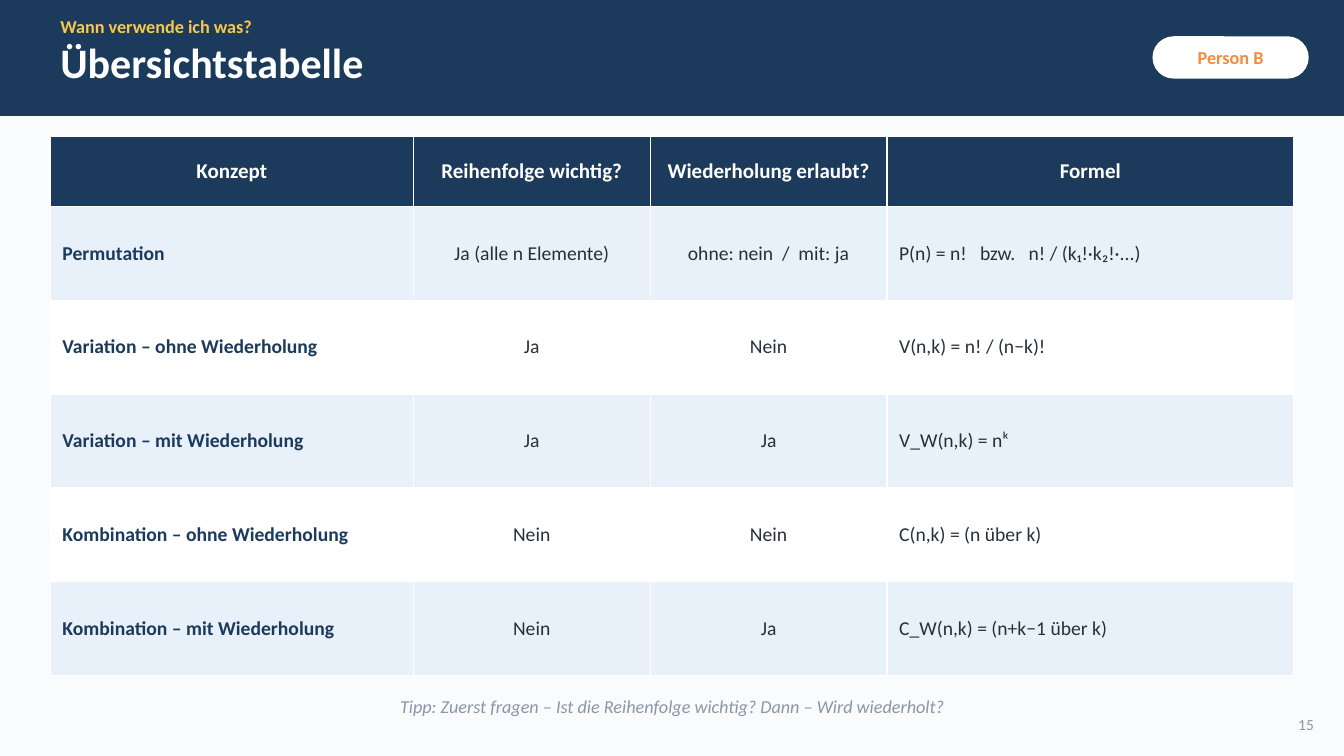
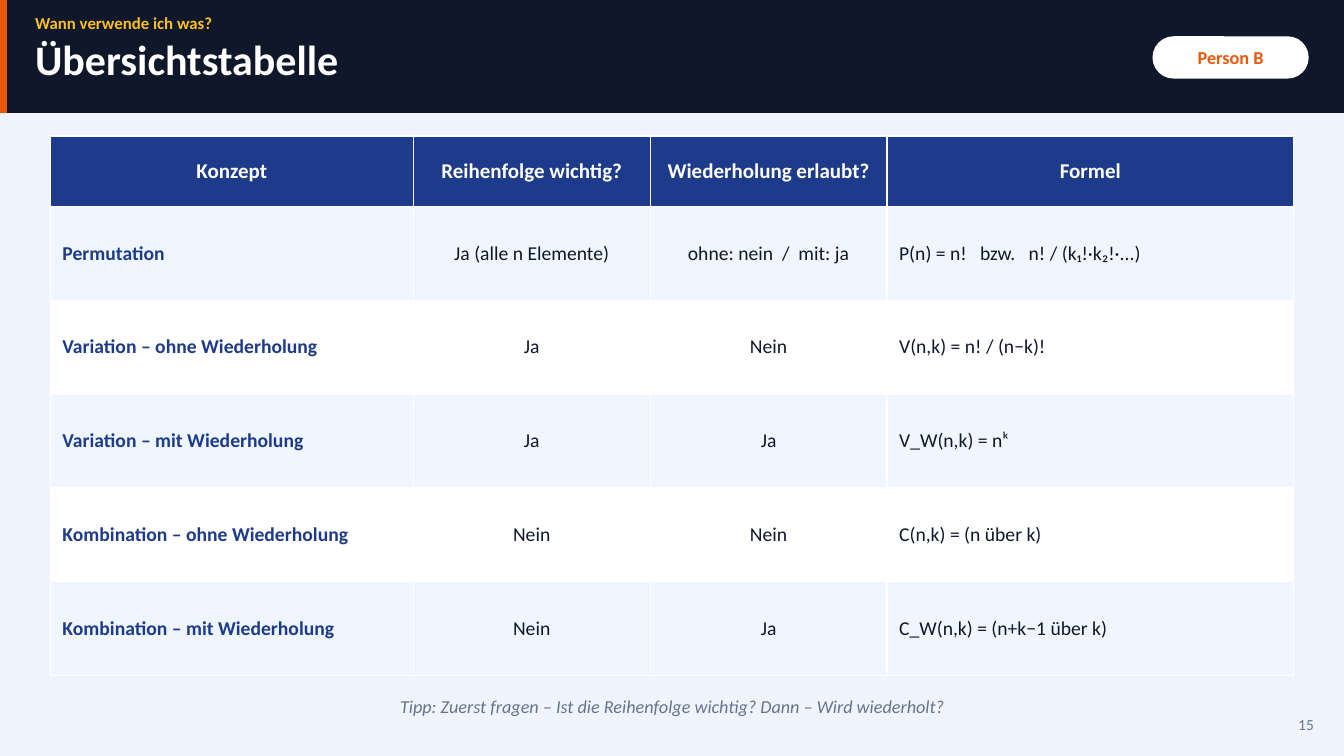
Before and after one commit to simonschick240308-hash/stuff4staff-upgrade, a slide deck: slide 15 of kombinatorik-praesentation/kombinatorik_praesentation.pptx. Drawn at 1344x756 pixels with LibreOffice and Linux fonts; fonts in the diff are those of the drawing. Boxes give left, top, right and bottom in pixels: in the first picture for what was removed or moved away, otherwise in the second. Text is boxed around its words. In the diff, an @@ line names an element or a change of style, - is before the commit and + after.

```diff
--- a/kombinatorik-praesentation/kombinatorik_praesentation.pptx
+++ b/kombinatorik-praesentation/kombinatorik_praesentation.pptx
@@ background #FAFBFC to #F0F4FF @@
@@ rectangle at (x1=0, y1=0, x2=1344, y2=113): fill #1B3A5C to #0F172A @@
@@ rectangle added at (x1=0, y1=0, x2=7, y2=113), fill #EA580C @@
@@ text "Wann verwende ich was?" moved from (x1=60, y1=20, x2=363, y2=79) to (x1=35, y1=17, x2=338, y2=76) @@
@@ text at (x1=35, y1=17, x2=212, y2=29): size 13 to 12 pt, text colour #F6C84C to #FBBF24 in "Wann verwende ich was?" @@
@@ rounded rectangle "Person B" at (x1=1152, y1=36, x2=1309, y2=79): text colour #F28C3C to #EA580C @@
@@ table at (x1=50, y1=136, x2=1294, y2=676) @@
@@ fill #1B3A5C to #1E3A8A in row 1 @@
@@ fill #E8F1FA to #EFF6FF in 12 cells @@
@@ text colour #1B3A5C to #1E3A8A in "Permutation", "Variation – ohne Wiederholung", "Variation – mit Wiederholung", "Kombination – ohne Wiederholung" and 1 more places @@
@@ text colour #27303A to #0F172A in "Ja (alle n Elemente)", "ohne: nein / mit: ja", "P(n) = n! bzw. n! / (k₁!·k₂!·...)", "Ja" and 11 more places @@
@@ text "Tipp: Zuerst fragen – Ist ..." at (x1=400, y1=700, x2=944, y2=716): text colour #8A96A6 to #64748B @@
@@ text "15" at (x1=1298, y1=720, x2=1314, y2=730): text colour #8A96A6 to #64748B @@
```
Also in this commit, not shown: 17 other slides changed, 6 other files.
